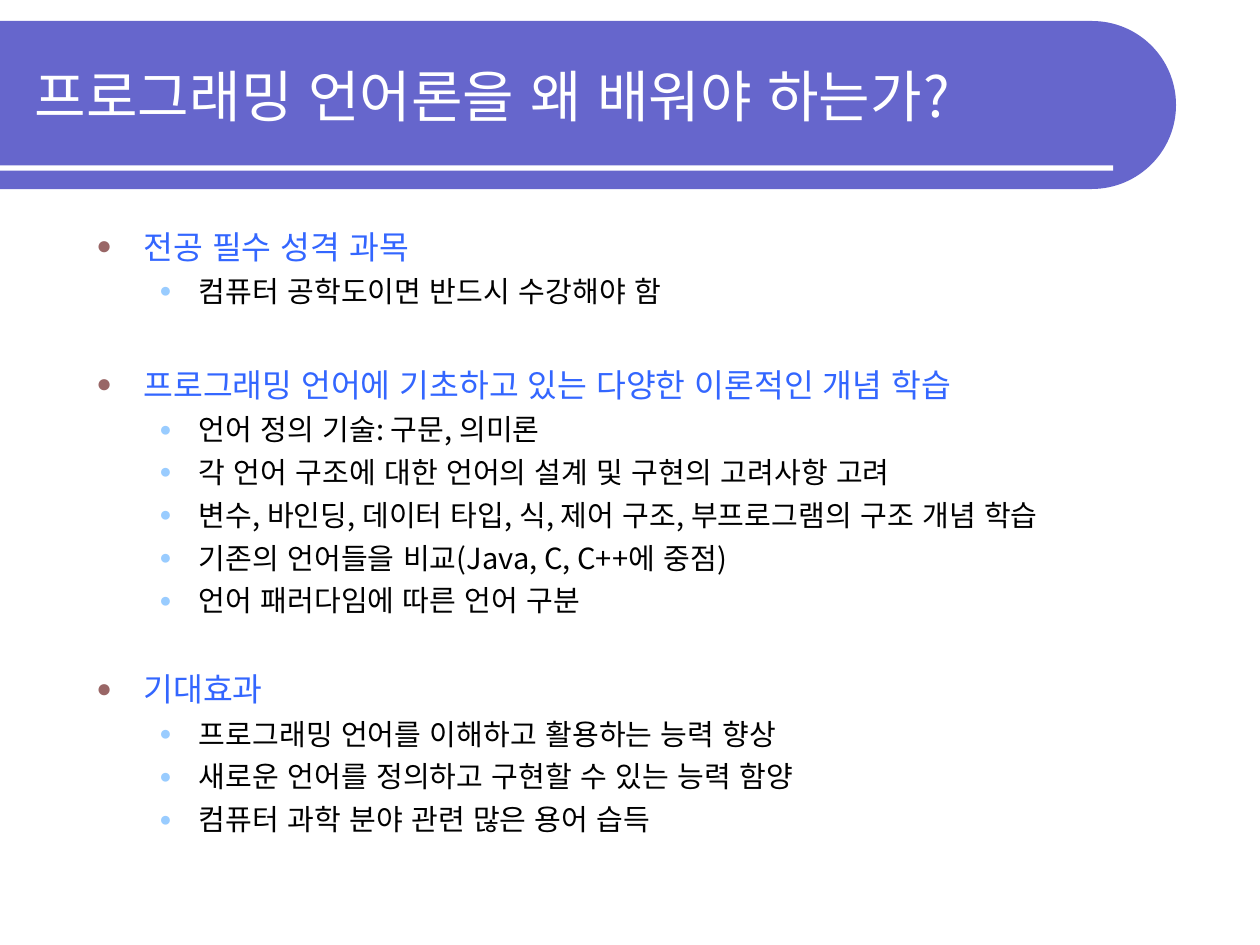
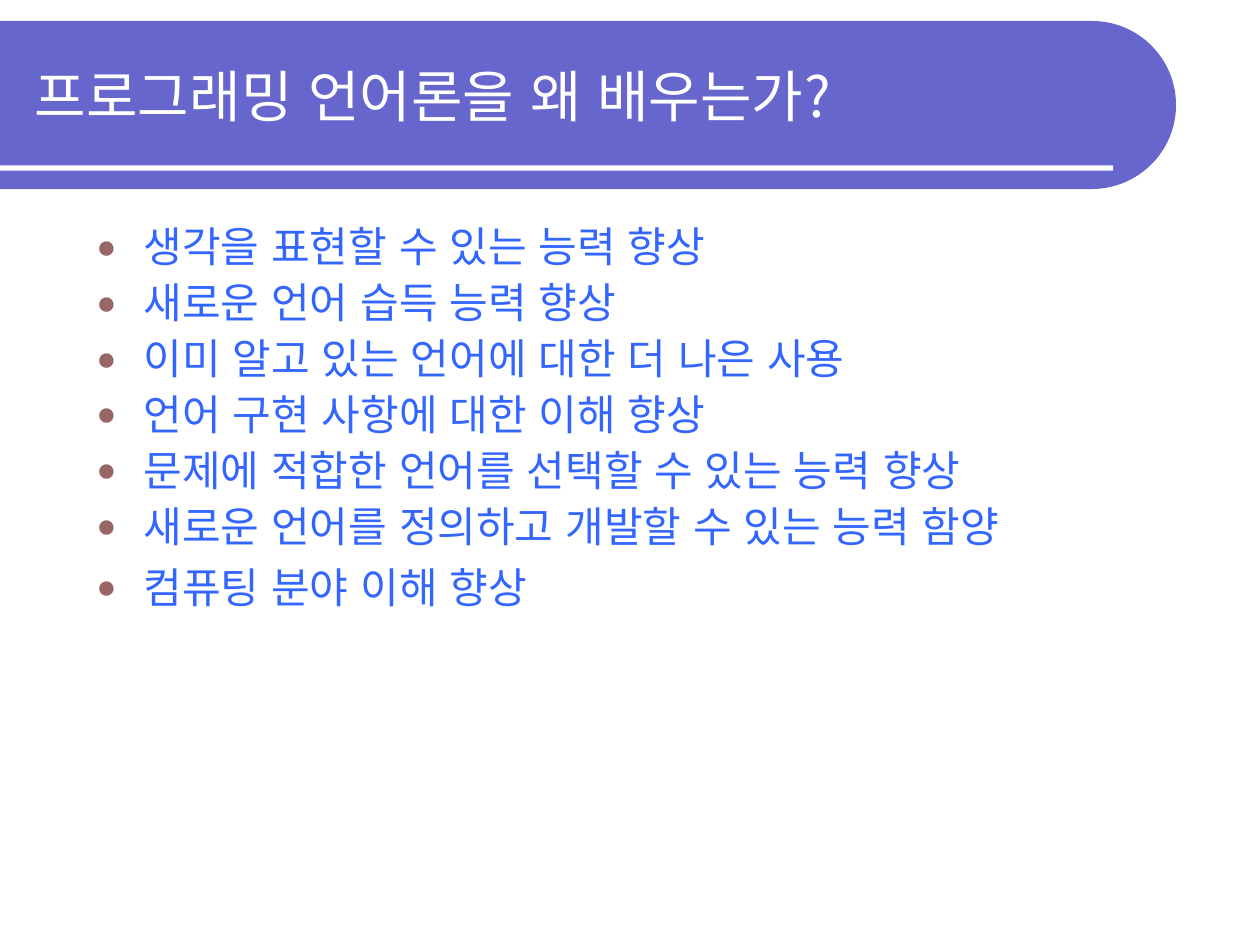
Before and after one commit to OOPSLA-SCH/OOPSLA-SCH.github.io, a slide deck: slide 8 of lecture/20s/pl20s/pl20s-intro.ppt (slide 5 before the commit). Drawn at 1260x945 pixels with LibreOffice and Linux fonts; fonts in the diff are those of the drawing. Boxes give left, top, right and bottom in pixels: in the first picture for what was removed or moved away, otherwise in the second. Text is boxed around its words. In the diff, an @@ line names an element or a change of style, - is before the commit and + after.

Commit message:
Add lecture files

```diff
--- a/lecture/20s/pl20s/pl20s-intro.ppt
+++ b/lecture/20s/pl20s/pl20s-intro.ppt
@@ title at bbox=[35, 70, 831, 122]: text changed @@
-프로그래밍 언어론을 왜 배워야 하는가?
+프로그래밍 언어론을 왜 배우는가?
@@ text at bbox=[144, 227, 999, 607]: text changed; size 16.6 to 24 pt; text colour #000000 to #3366FF @@
-● 전공 필수 성격 과목
-  ● 컴퓨터 공학도이면 반드시 수강해야 함
-● 프로그래밍 언어에 기초하고 있는 다양한 이론적인 개념 학습
-  ● 언어 정의 기술: 구문, 의미론
-  ● 각 언어 구조에 대한 언어의 설계 및 구현의 고려사항 고려
-  ● 변수, 바인딩, 데이터 타입, 식, 제어 구조, 부프로그램의 구조 개념 학습
-  ● 기존의 언어들을 비교(Java, C, C++에 중점)
-  ● 언어 패러다임에 따른 언어 구분
-● 기대효과
-  ● 프로그래밍 언어를 이해하고 활용하는 능력 향상
-  ● 새로운 언어를 정의하고 구현할 수 있는 능력 함양
-  ● 컴퓨터 과학 분야 관련 많은 용어 습득
+● 생각을 표현할 수 있는 능력 향상
+● 새로운 언어 습득 능력 향상
+● 이미 알고 있는 언어에 대한 더 나은 사용
+● 언어 구현 사항에 대한 이해 향상
+● 문제에 적합한 언어를 선택할 수 있는 능력 향상
+● 새로운 언어를 정의하고 개발할 수 있는 능력 함양
+● 컴퓨팅 분야 이해 향상
```
Also in this commit, not shown: 5 other slides changed, 5 slides added, 1 slide removed, 6 other files.
